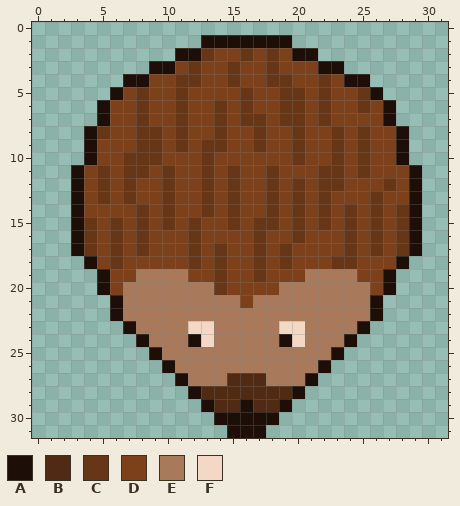
Pixel-art file, stored at assets/sprites/truc_emilie/hérrisson.ase. The first picture shows the starting point.
32x32 pixels, 1 frame.
Palette (. is transparent): A #1d0f07  B #502a13  C #663616  D #7c411a  E #a87a5b  F #f3d8c5
Pixels before, first column x 3:
 1 ..........AAAAAAA..........
 2 ........AACDDCDCDAA........
 3 ......AADCDDCDDCDDDAA......
 4 ....AADDCCDDCDDCCDDCDAA....
 5 ...ADCDDCDDDDCDDCCDCDDCA...
 6 ..ADDCDDCDDCDCDDCCDCDDCDA..
 7 ..ADDCDDCDDCDCCDCCDCDDDDA..
 8 .ACDDCCDCDDCDDCDDCDDCDCDDA.
 9 .ADDDCCDCDCCDDCDDCDDCDCDDA.
10 .ADDCCCDDDCDDDDDDCDDCDCDDA.
11 ADCDCCDCDDCDCDDCDDDCCDCDDDA
12 ADCDCDDCDDCDCDDCDCDCCDDDCDA
13 ADCDCDDCDDCDCDDCDCDCDDDCDDA
14 ADDDDCDCDDCDCDDCDCDCDCDCDCA
15 ACDCDCDCDCDDCDCCDCDCDCDCDCA
16 ACDCDCDDDCDDDDCDDCDDDCDCDCA
17 ACDCDCDDDCDCDDCDCDDDDCDCDCA
18 .ADCDDDDDCDCDDCDCDDDCCDDDA.
19 ..ADDEEEEDDCDDCDDDEEEEDDA..
20 ..ADEEEEEEECDDDDEEEEEEEDA..
21 ...AEEEEEEEEEDEEEEEEEEEA...
22 ...AEEEEEEEEEEEEEEEEEEEA...
23 ....AEEEEFFEEEEEFFEEEEA....
24 .....AEEEAFEEEEEAFEEEA.....
25 ......AEEEEEEEEEEEEEA......
26 .......AEEEEEEEEEEEA.......
27 ........AEEEBBBEEEA........
28 .........ABBBBBBBA.........
29 ..........ABBABBA..........
30 ...........AAAAA...........
31 ............AAA............
The same view after the edit:
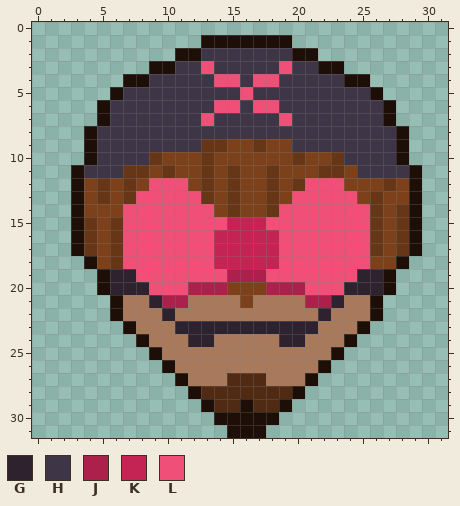
Colours new in this view: G #2e222f  H #3e3546  J #ab214b  K #c32454  L #f04f78
Diff:
layer "pompom" added
layer "Lunette" added
layer "pirateFlag" added
Layers "pirateFlag", "Lunette", "pompom":
The author changed colour A to colour G in row 24 at x 12 and 19.
The author changed colour D to colour G in row 19 at x 6 to 7 and 25 to 26; in row 20 at x 6 and 26.
The author changed colour E to colour G in row 20 at x 7 to 8 and 24 to 25; in row 21 at x 9 and 23; in row 22 at x 10 and 22; in row 23 at x 11, 14 to 18 and 21.
The author changed colour F to colour G in row 23 at x 12 to 13 and 19 to 20; in row 24 at x 13 and 20.
The author changed colour C to colour H in row 2 at x 13, 16 and 18; in row 3 at x 12, 15 and 18; in row 4 at x 11 to 12, 19 and 22; in row 5 at x 8, 11, 19 to 20, 22 and 25; in row 6 at x 8, 11, 16, 19 to 20, 22 and 25; in row 7 at x 8, 11, 14, 16 to 17, 20 and 22.
The author changed colour C to colour H in row 8 at x 5, 8 to 9, 11, 14, 17, 20, 23 and 25; in row 9 at x 8 to 9, 11, 20, 23 and 25; in row 10 at x 7 to 8 and 25; in row 11 at x 5 and 25.
The author changed colour D to colour H in row 2 at x 14 to 15, 17 and 19; in row 3 at x 11, 14, 16 to 17 and 20 to 21; in row 4 at x 9 to 10, 13, 16, 20 to 21 and 23; in row 5 at x 7, 9 to 10, 12 to 15, 17 to 18, 21 and 23 to 24; in row 6 at x 6 to 7, 9 to 10, 12 to 13, 21, 23 to 24 and 26; in row 7 at x 6 to 7, 9 to 10, 12, 15, 18, 21 and 23 to 26.
The author changed colour D to colour H in row 8 at x 6 to 7, 10, 12 to 13, 15 to 16, 18 to 19, 21 to 22, 24 and 26 to 27; in row 9 at x 5 to 7, 10, 12, 21 to 22, 24 and 26 to 27; in row 10 at x 5 to 6, 24 and 26 to 27; in row 11 at x 4, 6 and 26 to 28.
The author changed colour C to colour J in row 19 at x 17; in row 20 at x 14.
The author changed colour D to colour J in row 19 at x 15 to 16; in row 20 at x 18.
The author changed colour E to colour J in row 20 at x 12 to 13 and 19 to 20; in row 21 at x 10 to 11 and 21 to 22.
The author changed colour C to colour K in row 15 at x 15 and 17; in row 16 at x 17; in rows 17 to 18 at x 14 and 17.
The author changed colour D to colour K in row 15 at x 16; in row 16 at x 14 to 16 and 18; in rows 17 to 18 at x 15 to 16 and 18.
The author changed colour C to colour L in row 4 at x 15 and 18; in row 5 at x 16; in row 6 at x 14; in row 7 at x 19; in row 12 at x 10 and 22 to 23; in row 13 at x 10, 20 and 22.
The author changed colour C to colour L in row 14 at x 8, 10, 13, 20, 22 and 24; in row 15 at x 8, 10, 12, 18, 20, 22 and 24; in row 16 at x 8, 12, 20 and 24; in row 17 at x 8, 12, 19 and 24; in row 18 at x 12, 19 and 23 to 24; in row 19 at x 14.
The author changed colour D to colour L in row 3 at x 13 and 19; in row 4 at x 14 and 17; in row 6 at x 15 and 17 to 18; in row 7 at x 13; in row 12 at x 9, 11 and 21; in row 13 at x 8 to 9, 11 to 12, 21 and 23 to 24.
The author changed colour D to colour L in row 14 at x 7, 9, 11 to 12, 19, 21, 23 and 25; in row 15 at x 7, 9, 11, 13 to 14, 19, 21, 23 and 25; in row 16 at x 7, 9 to 11, 13, 19, 21 to 23 and 25; in row 17 at x 7, 9 to 11, 13, 20 to 23 and 25; in row 18 at x 7 to 11, 13, 20 to 22 and 25; in row 19 at x 12 to 13 and 18 to 20.
The author changed colour E to colour L in row 19 at x 8 to 11 and 21 to 24; in row 20 at x 9 to 11 and 21 to 23.
